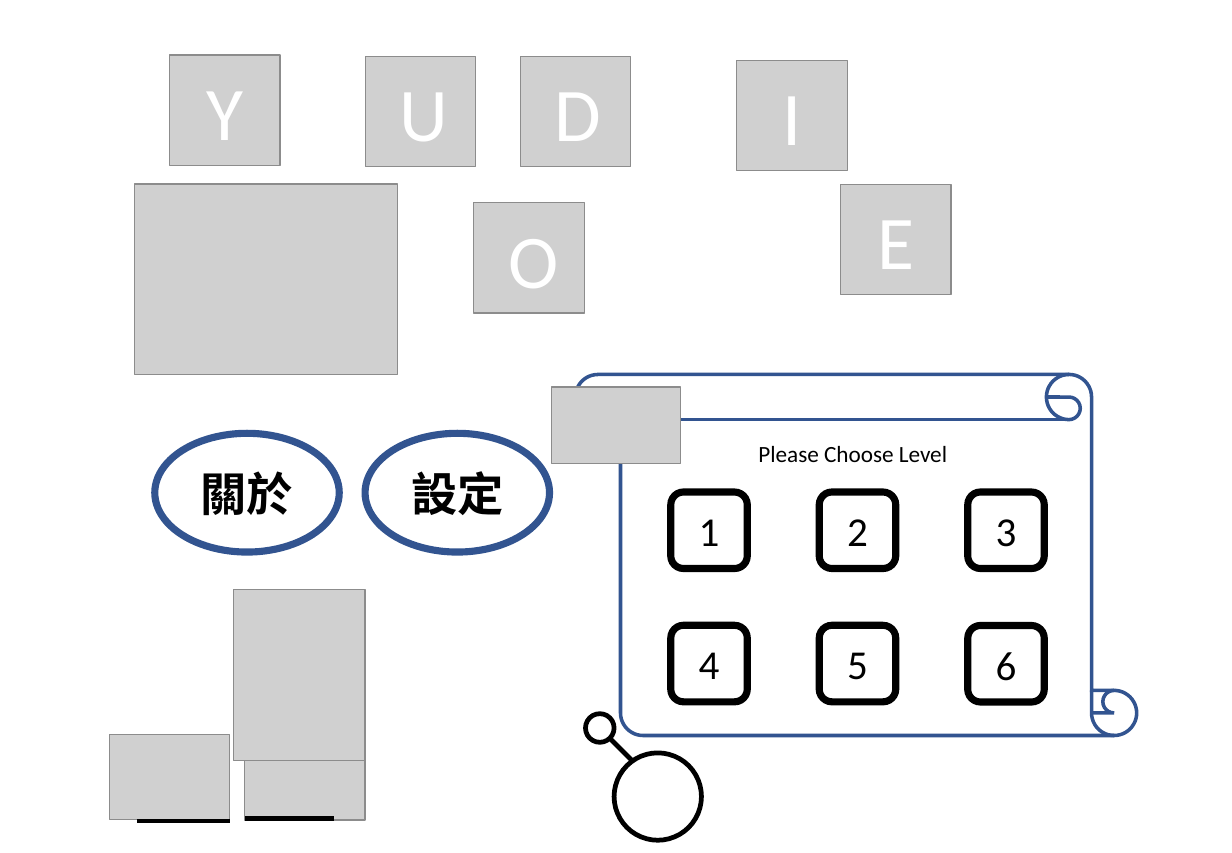
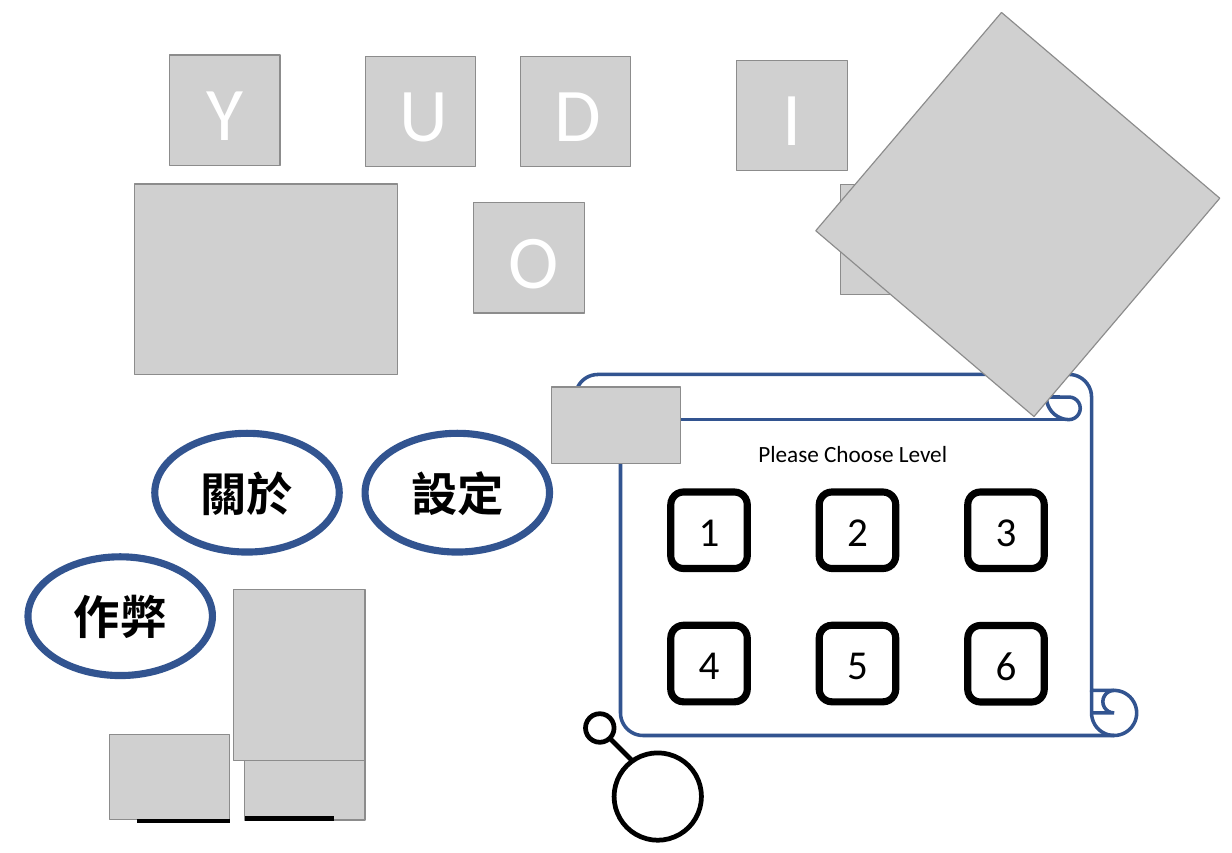
Before and after one commit to YangKelvin/SuperAdventure, a slide deck: slide 1 of images/簡報1.pptx. Drawn at 1232x853 pixels with LibreOffice and Linux fonts; fonts in the diff are those of the drawing; grey boxes stand for pictures. Boxes give left, top, right and bottom in pixels: in the first picture for what was removed or moved away, otherwise in the second. Text is boxed around its words. In the diff, an @@ line names an element or a change of style, - is before the commit and + after.

Commit message:
update ppt

```diff
--- a/images/簡報1.pptx
+++ b/images/簡報1.pptx
@@ picture added at [816, 13, 1220, 417] @@
@@ ellipse added at [28, 557, 213, 676], outline #325491 4.5 pt, 29.2 pt, text #000000, bold @@
+作弊
```
Also in this commit, not shown: 8 slides added, 6 other files.
